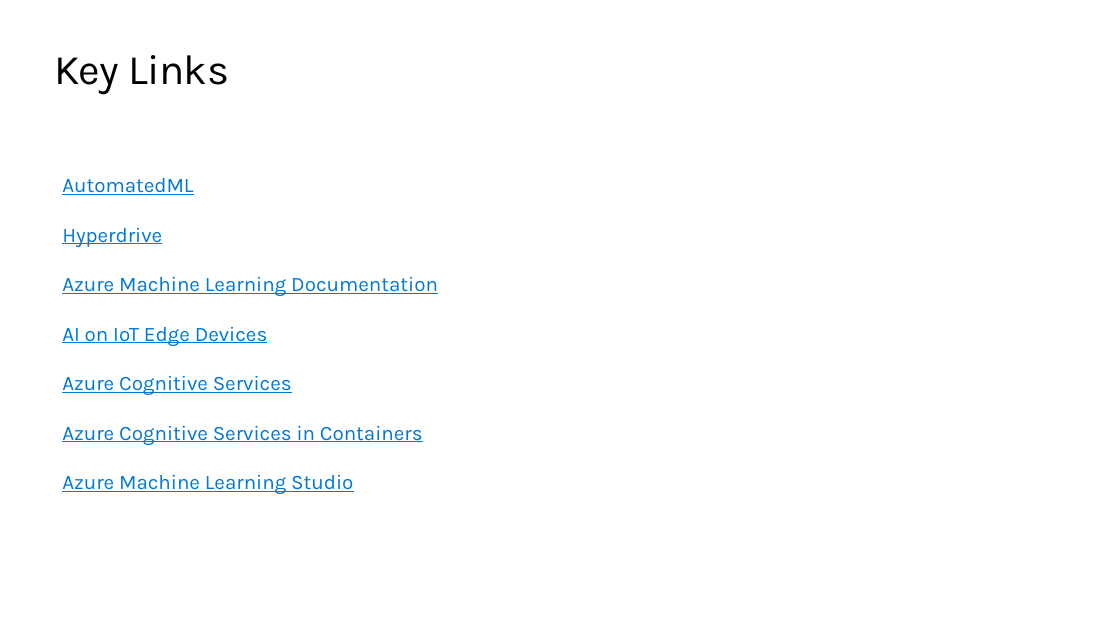
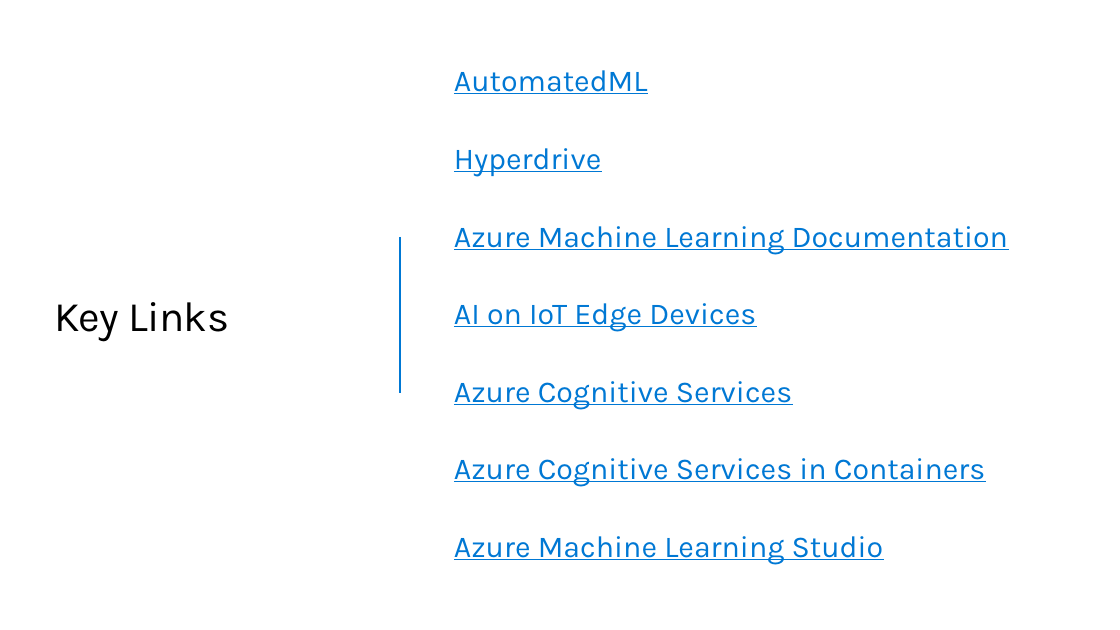
Before and after one commit to QuirkyDataScientist1978/Build-a-knowledge-mining-solution-using-Azure-AI, a slide deck: slide 12 of resources/slides/Opening.pptx (slide 11 before the commit). Drawn at 1120x630 pixels with LibreOffice and Linux fonts; fonts in the diff are those of the drawing; background and template pictures are left out. Boxes give left, top, right and bottom in pixels: in the first picture for what was removed or moved away, otherwise in the second. Text is boxed around its words. In the diff, an @@ line names an element or a change of style, - is before the commit and + after.

```diff
--- a/resources/slides/Opening.pptx
+++ b/resources/slides/Opening.pptx
@@ title "Key Links": place and size @@
-title "Key Links" at (54,55,229,95)
+title "Key Links" at (54,302,229,342)
@@ title "Key Links" at (54,302,229,342): vertical alignment top to middle @@
@@ text "AutomatedML": place and size @@
-text "AutomatedML" at (62,178,438,494)
+text "AutomatedML" at (454,70,1008,565)
@@ text "AutomatedML" at (454,70,1008,565): size 17.6 to 26 pt; line spacing 1 to 0.9; more space between paragraphs; vertical alignment top to middle @@
@@ line added from (400, 237) to (400, 393), #0078D4 2.25 pt @@
```
Also in this commit, not shown: 14 other slides changed, 3 slides added, 1 slide removed.
